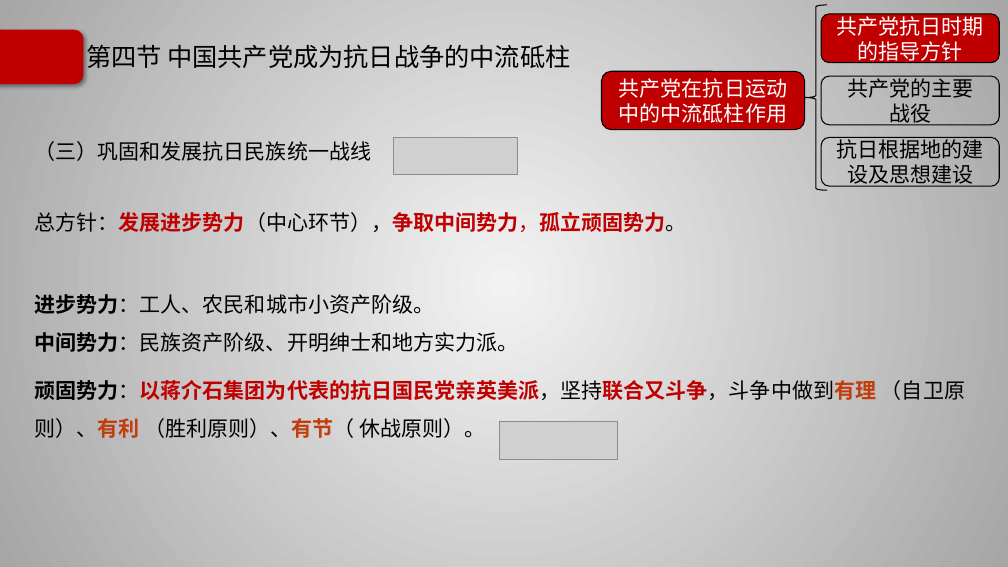
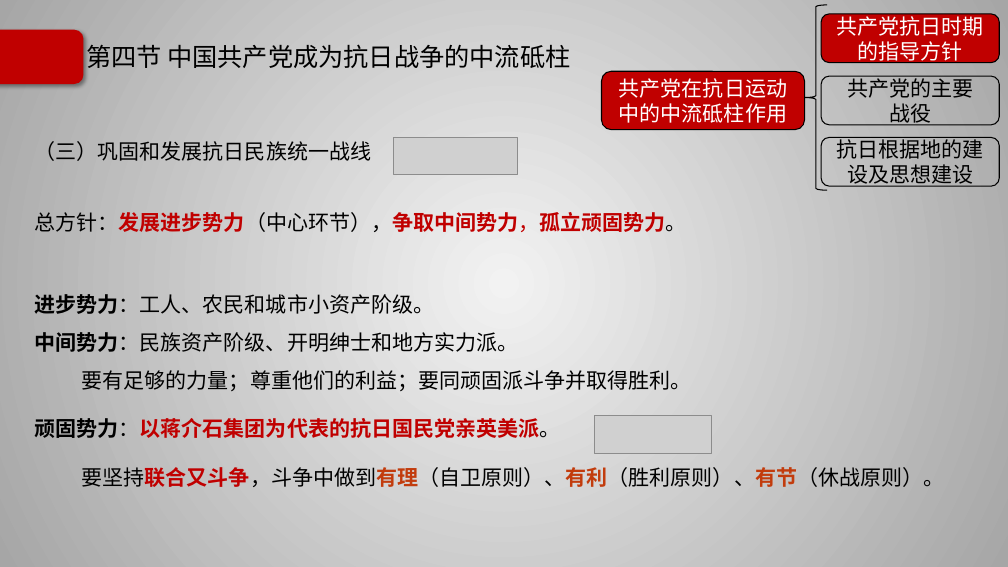
Before and after one commit to Call-me-zhy/tangtang, a slide deck: slide 37 of 5 中国近现代史纲要/课件/中国近现代史纲要精讲6.pptx. Drawn at 1008x567 pixels with LibreOffice and Linux fonts; fonts in the diff are those of the drawing; grey boxes stand for pictures; background and template pictures are left out. Boxes give left, top, right and bottom in pixels: in the first picture for what was removed or moved away, otherwise in the second. Text is boxed around its words. In the diff, an @@ line names an element or a change of style, - is before the commit and + after.

```diff
--- a/5 中国近现代史纲要/课件/中国近现代史纲要精讲6.pptx
+++ b/5 中国近现代史纲要/课件/中国近现代史纲要精讲6.pptx
@@ text at (x1=35, y1=370, x2=945, y2=487): text changed; bold off @@
-顽固势力：以蒋介石集团为代表的抗日国民党亲英美派，坚持联合又斗争，斗争中做到有理 （自卫原则）、有利 （胜利原则）、有节（ 休战原则）。
+要有足够的力量；尊重他们的利益；要同顽固派斗争并取得胜利。
+顽固势力：以蒋介石集团为代表的抗日国民党亲英美派。
+要坚持联合又斗争，斗争中做到有理（自卫原则）、有利（胜利原则）、有节（休战原则）。
@@ picture moved from (x1=500, y1=422, x2=617, y2=460) to (x1=594, y1=416, x2=712, y2=454) @@
```
Also in this commit, not shown: 11 other slides changed, 7 other files.
